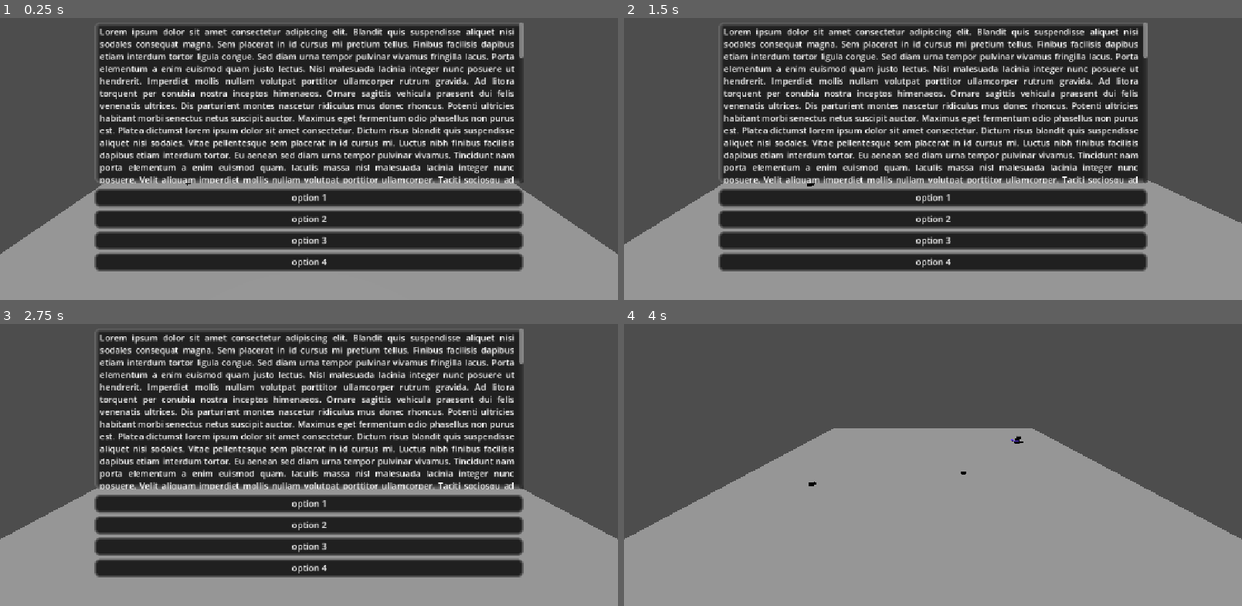
Above: before the commit, frames 1-4 (two rows, left to right).
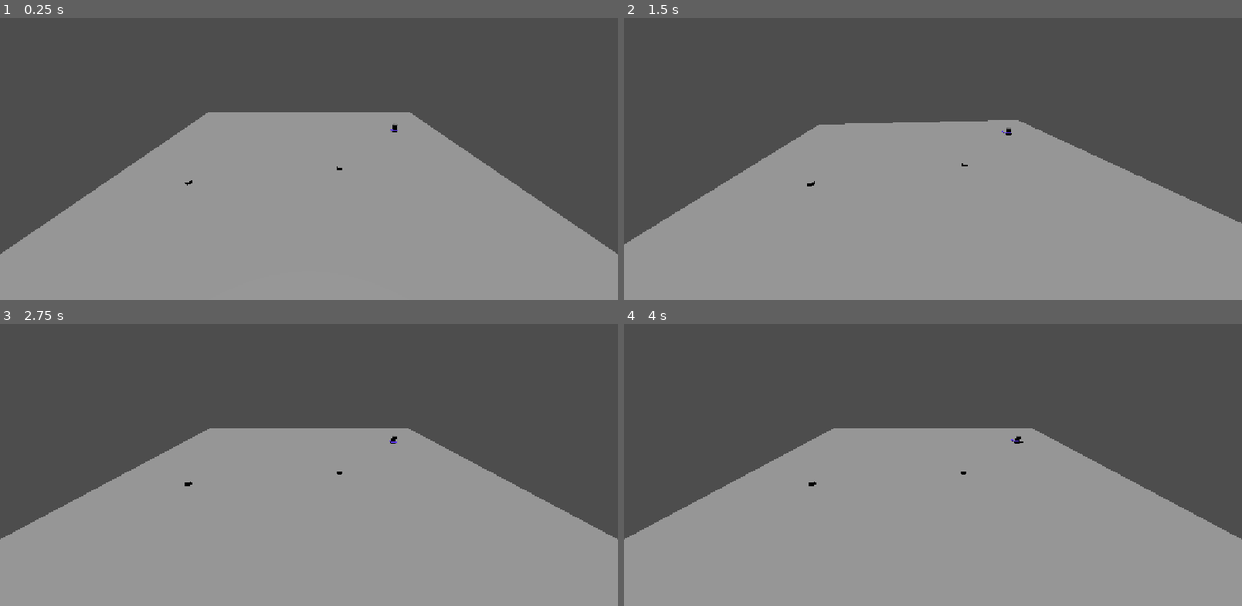
Above: after the commit, the same moments.

Repository: LordBowser0/goegame26
Game: Godot game, scene res://scenes/game.tscn
Same seed, same stepped clock (60 frames per second), same inputs: the game is played once before the commit and once after it.
Inputs (mouse positions are in pixels of both pictures, inside the frame that each line leads up to):
- Up to frame 1 (0.25 s): no input
- Up to frame 2 (1.5 s): tap Enter at 0.5 s; move the mouse to (1068, 108) at 0.52 s; tap Down (camera_down) at 0.6 s; click (1068, 108) at 0.67 s; tap Space at 1.25 s; move the mouse to (809, 144) at 1.27 s; tap Left (camera_left) at 1.35 s; click (809, 144) at 1.42 s
- Up to frame 3 (2.75 s): tap Enter at 2 s; move the mouse to (370, 355) at 2.02 s; tap Right (camera_right) at 2.1 s; click (370, 355) at 2.17 s
- Up to frame 4 (4 s): tap Space at 2.75 s; move the mouse to (902, 501) at 2.77 s; tap Up (camera_up) at 2.85 s; click (902, 501) at 2.92 s; tap Enter at 3.5 s; move the mouse to (1118, 484) at 3.52 s; tap Down (camera_down) at 3.6 s; click (1118, 484) at 3.67 s

The runs differ from the first frame. In frame 1, 52% of the frame differs, in the area x 15-85%, y 1-90%; in frame 2, 52%; in frame 3, 53%; in frame 4, nothing differs.

Commit message:
Events now show up on moving, and arrows only show up after an option was chosen

Diff:
--- a/scenes/game.tscn
+++ b/scenes/game.tscn
@@ -19,10 +19,12 @@
 
 [node name="well" parent="." unique_id=1488649311 instance=ExtResource("2_yqjtg")]
 transform = Transform3D(1, 0, 0, 0, 1, 0, 0, 0, 1, -17.70267, 0, 7)
+event = 2
 neighbors = [NodePath("../market")]
 
 [node name="market" parent="." unique_id=1347024676 instance=ExtResource("2_yqjtg")]
 transform = Transform3D(1, 0, 0, 0, 1, 0, 0, 0, 1, 5, 0, 3)
+event = 1
 neighbors = [NodePath("../start_pos"), NodePath("../well")]
 
 [node name="start_pos" parent="." unique_id=1397801874 instance=ExtResource("2_yqjtg")]
@@ -33,4 +35,7 @@
 
 [node name="rotating_camera" parent="." unique_id=222205219 instance=ExtResource("5_iywne")]
 
-[node name="CanvasLayer" parent="." unique_id=1845776552 instance=ExtResource("6_p57ef")]
+[node name="event" parent="." unique_id=1845776552 instance=ExtResource("6_p57ef")]
+visible = false
+
+[connection signal="event_chosen" from="event" to="." method="_on_event_event_chosen"]
--- a/scripts/game.gd
+++ b/scripts/game.gd
@@ -9,6 +9,13 @@
 	NONE,
 	WINE,
 	TAVERN
+}
+
+enum FigureEvents {
+	NONE,
+	WOLF,
+	FROG,
+	RAVEN
 }
 
 # Called when the node enters the scene tree for the first time.
@@ -41,23 +48,33 @@
 # first, the player walks to a node
 func walk_to(node: Node3D):
 	print_debug("Now walking to: ", node)
+
+	# remove all arrows
+	for arrow in arrows:
+		arrow.queue_free()
+	arrows.clear()
+
 	player.position = node.position
 	current_position = node
-	make_arrows()
 	# next, events trigger:
 	# first, events regarding other present figures
+	if false:
+		trigger_figure(FigureEvents.NONE)
+	# if no figure is present, an event regarding the current space can happen
+	else:
+		trigger_location(current_position.event)
+	# function ends while waiting for player choices
+
+
+# continue turn after choosing event
+func _on_event_event_chosen() -> void:
+	# all other figures move according to their pattern
 	## todo
-	# if no figure is present, an event regarding the current space can happen
-	## todo
-	# lastly, all remaining figures move according to their pattern
-	## todo
-
+	# make arrows to allow the player to move
+	make_arrows()
 
 func make_arrows():
 	var a_scene = preload("res://scenes/movement_arrows.tscn")
-	for arrow in arrows:
-		arrow.queue_free()
-	arrows.clear()
 
 	for pos in current_position.neighbors:
 		var instance = a_scene.instantiate()
@@ -67,3 +84,17 @@
 		instance.look_at(current_position.get_node(pos).global_position, Vector3.UP)
 		instance.rotate_y(deg_to_rad(180))
 		arrows.append(instance)
+
+
+func trigger_figure(event:FigureEvents):
+	_on_event_event_chosen()
+
+
+func trigger_location(event: LocationEvents):
+	match event:
+		LocationEvents.NONE:
+			_on_event_event_chosen()
+		LocationEvents.WINE:
+			$event.visible = true
+		LocationEvents.TAVERN:
+			$event.visible = true
--- a/scripts/textbox.gd
+++ b/scripts/textbox.gd
@@ -1,5 +1,6 @@
 extends CanvasLayer
 
+signal event_chosen
 
 # Called when the node enters the scene tree for the first time.
 func _ready() -> void:
@@ -64,6 +65,7 @@
 		if event.button_index == MOUSE_BUTTON_LEFT and event.pressed:
 			print("Option 1")
 			visible = false
+			event_chosen.emit()
 
 
 func _on_option_2_gui_input(event: InputEvent) -> void:
@@ -71,6 +73,7 @@
 		if event.button_index == MOUSE_BUTTON_LEFT and event.pressed:
 			print("Option 2")
 			visible = false
+			event_chosen.emit()
 
 
 func _on_option_3_gui_input(event: InputEvent) -> void:
@@ -78,6 +81,7 @@
 		if event.button_index == MOUSE_BUTTON_LEFT and event.pressed:
 			print("Option 3")
 			visible = false
+			event_chosen.emit()
 
 
 func _on_option_4_gui_input(event: InputEvent) -> void:
@@ -85,3 +89,4 @@
 		if event.button_index == MOUSE_BUTTON_LEFT and event.pressed:
 			print("Option 4")
 			visible = false
+			event_chosen.emit()
